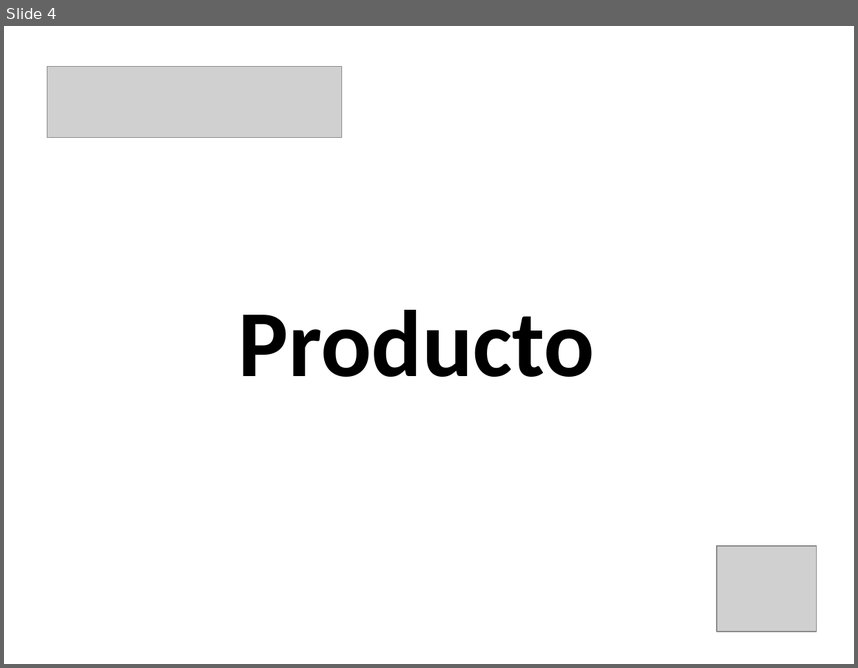
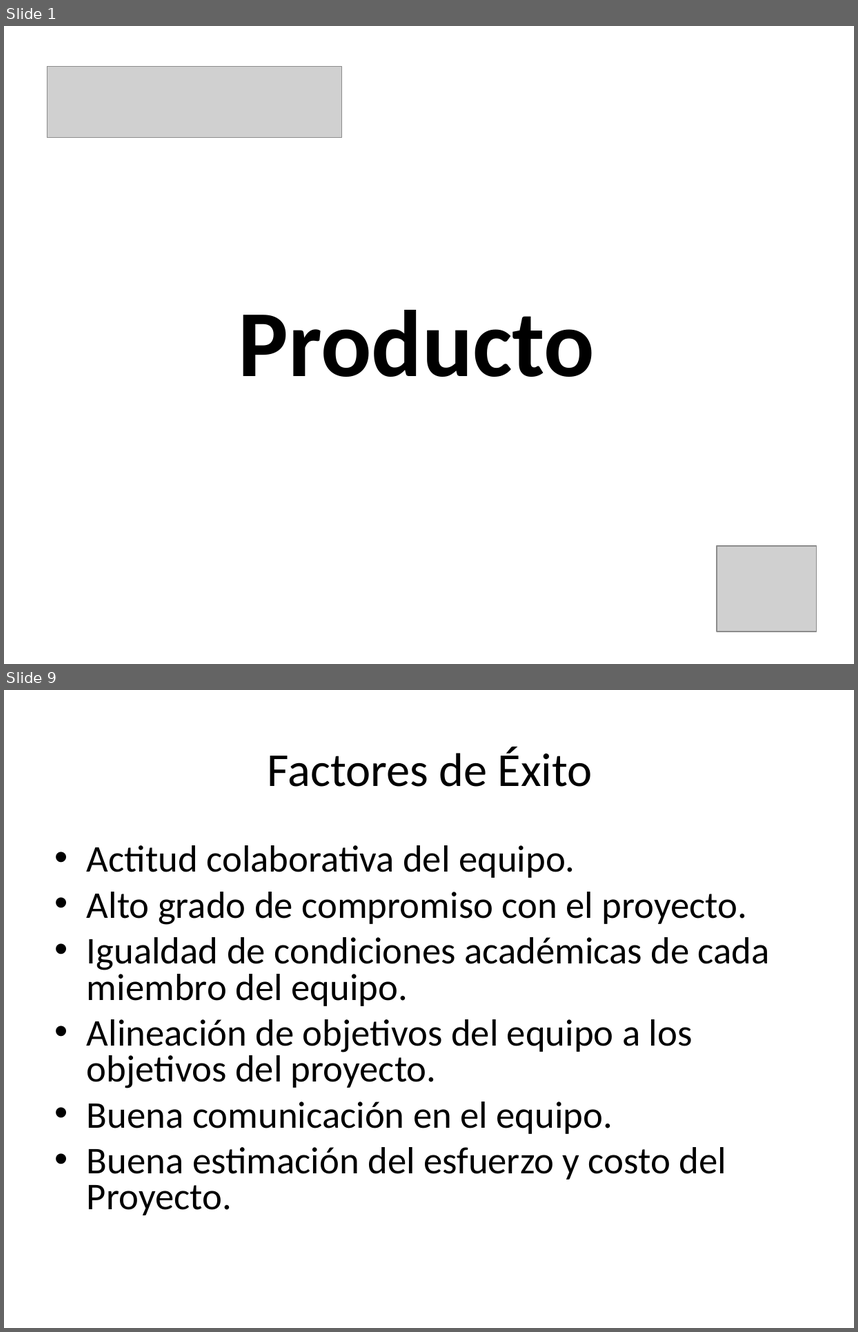
Before and after one commit to lucasdicesaro/reser-bar, a slide deck: documentacion/Presentacion Final ReserBar/Karina/Presentación con gestion del proyecto.ppt. Shown one above the other, each under a label of ours: slide 4 before the commit, slides 1 and 9 after it; the slides between them are not shown. The pictures are 858x668 and 858x1332 pixels, drawn with LibreOffice and Linux fonts; fonts in the diff are those of the drawing; grey boxes stand for pictures. Boxes give left, top, right and bottom in pixels: in the first picture for what was removed or moved away, otherwise in the second. Text is boxed around its words. In the diff, an @@ line names an element or a change of style, - is before the commit and + after.

```diff
--- a/documentacion/Presentacion Final ReserBar/Karina/Presentación con gestion del proyecto.ppt
+++ b/documentacion/Presentacion Final ReserBar/Karina/Presentación con gestion del proyecto.ppt
@@ slide 9 added at (4, 690, 854, 1328), background #FFFFFF @@
@@ title added at (268, 747, 593, 787), 40 pt, text #000000 @@
+Factores de Éxito
@@ text added at (87, 845, 770, 1215), 32 pt, text #000000 @@
+• Actitud colaborativa del equipo.
+• Alto grado de compromiso con el proyecto.
+• Igualdad de condiciones académicas de cada miembro del equipo.
+• Alineación de objetivos del equipo a los objetivos del proyecto.
+• Buena comunicación en el equipo.
+• Buena estimación del esfuerzo y costo del Proyecto.
@@ what was slide 4 is now slide 1 @@
```
Also in this commit, not shown: 3 slides changed, 8 other slides added.
